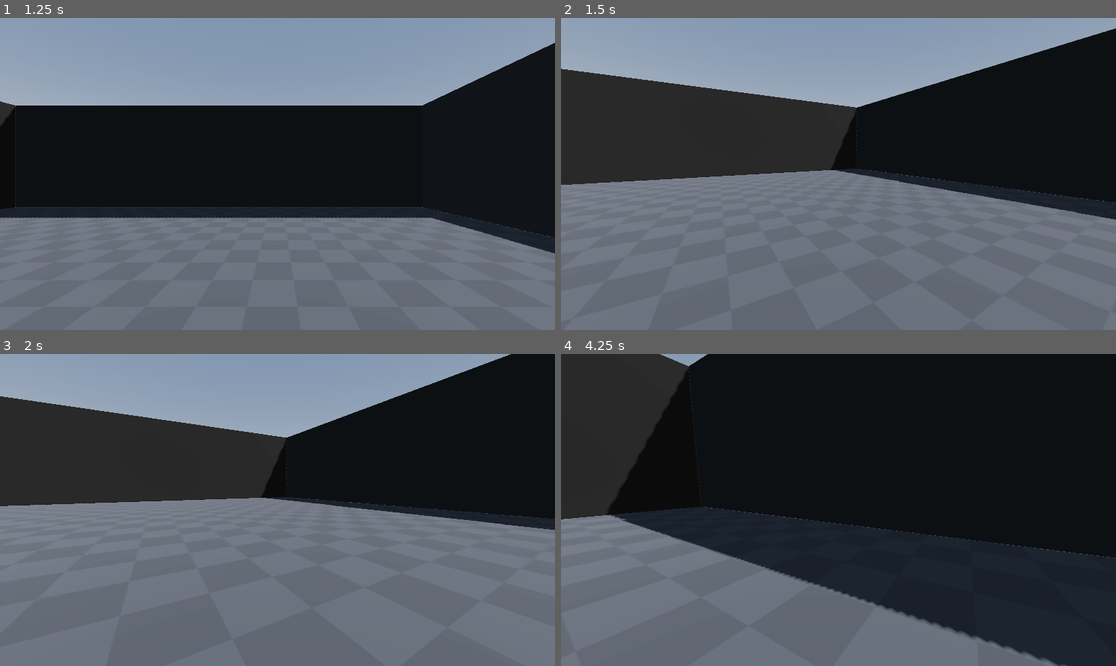
Above: before the commit, frames 1-4 (two rows, left to right).
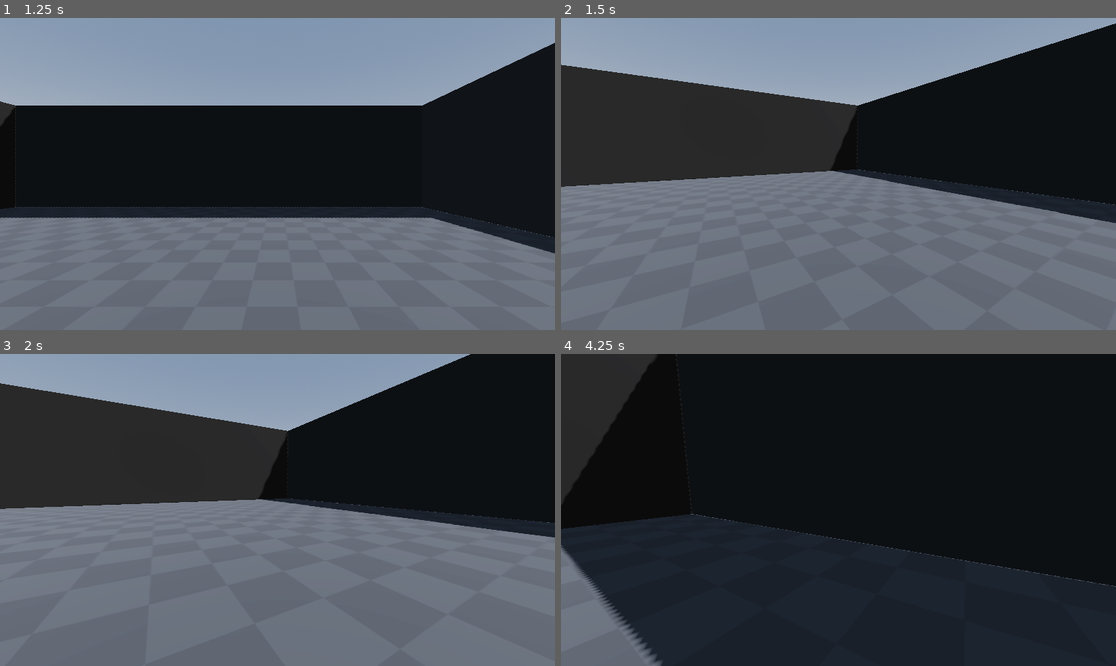
Above: after the commit, the same moments.

Repository: juanakajuan/sourcelike-fps-character-controller
Game: Godot game, scene res://scenes/World.tscn
The game is run twice, just before and just after one commit, with the same random seed, the same clock (stepped at 60 frames per second) and the same inputs.
Inputs (mouse positions are in pixels of both pictures, inside the frame that each line leads up to):
- Up to frame 1 (1.25 s): tap Enter at 0.5 s; move the mouse to (399, 158) at 0.52 s; hold D (move_right) from 0.53 s (still down); hold Shift (sprint) from 0.53 s (still down); click (399, 158) at 0.67 s; tap Space (jump) at 0.77 s
- Up to frame 2 (1.5 s): move the mouse to (810, 174) at 1.27 s; release D (move_right) at 1.28 s; release Shift (sprint) at 1.28 s; hold W (move_forward) from 1.28 s (still down); tap Shift (sprint) at 1.35 s
- Up to frame 3 (2 s): keep holding W (move_forward); tap Space (jump) at 1.52 s
- Up to frame 4 (4.25 s): keep holding W (move_forward); move the mouse to (849, 503) at 2.02 s; hold Shift (sprint) 2.03-2.78 s; move the mouse to (832, 516) at 2.77 s; tap Shift (sprint) at 2.85 s; tap Space (jump) at 3.02, 3.77 s; move the mouse to (877, 513) at 3.52 s; hold Shift (sprint) from 3.53 s (still down)

Frame 1 is identical in both runs. In frame 2, 1.8% of the frame differs, in the area x 0-100%, y 1-66%; in frame 3, 4.4%; in frame 4, 27%, in the area x 0-100%, y 0-100%.

Commit message:
feat: implement source-like air movement/strafing

Diff:
--- a/scripts/fps_controller.gd
+++ b/scripts/fps_controller.gd
@@ -9,6 +9,11 @@
 const HEADBOB_MOVE_AMOUNT: float = 0.06
 const HEADBOB_FREQUENCY: float = 2.4
 var headbob_time: float = 0.0
+
+@export_category("Air Movement")
+@export var air_cap: float = 0.85  # Can surf steeper ramps if this is higher, makes it easier to stick and bhop
+@export var air_acceleration: float = 800.0
+@export var air_move_speed: float = 500.0
 
 var wish_direction: Vector3 = Vector3.ZERO
 
@@ -52,6 +57,15 @@
 func _handle_air_physics(delta: float) -> void:
 	self.velocity.y -= ProjectSettings.get_setting("physics/3d/default_gravity") * delta
 
+	var current_speed_in_wish_direction = self.velocity.dot(wish_direction)
+	var capped_speed = min((air_move_speed * wish_direction).length(), air_cap)
+	var add_speed_until_cap = capped_speed - current_speed_in_wish_direction
+
+	if add_speed_until_cap > 0:
+		var acceleration_speed = air_acceleration * air_move_speed * delta
+		acceleration_speed = min(acceleration_speed, add_speed_until_cap)
+		self.velocity += acceleration_speed * wish_direction
+
 
 func _handle_ground_physics(delta: float) -> void:
 	self.velocity.x = wish_direction.x * get_move_speed()
